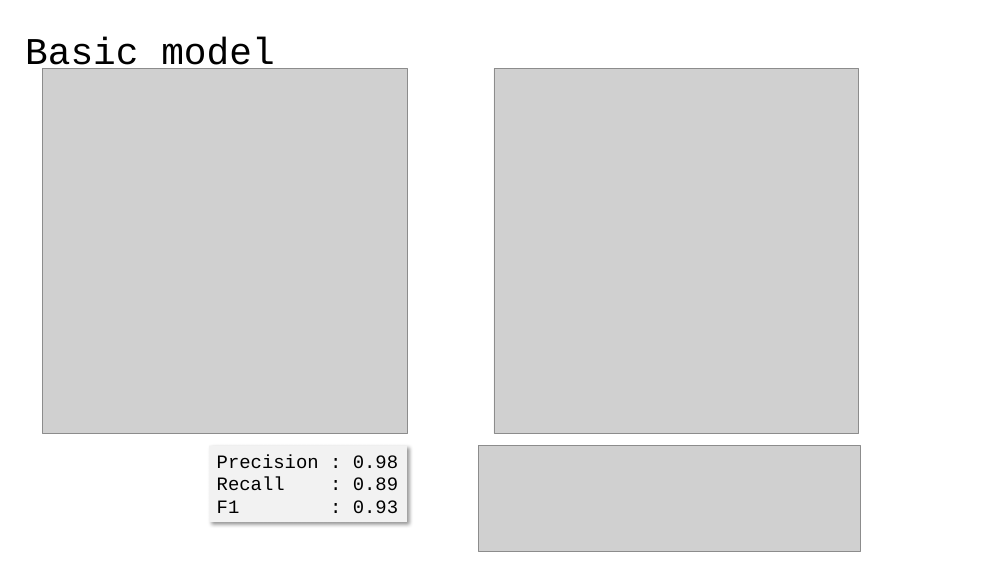
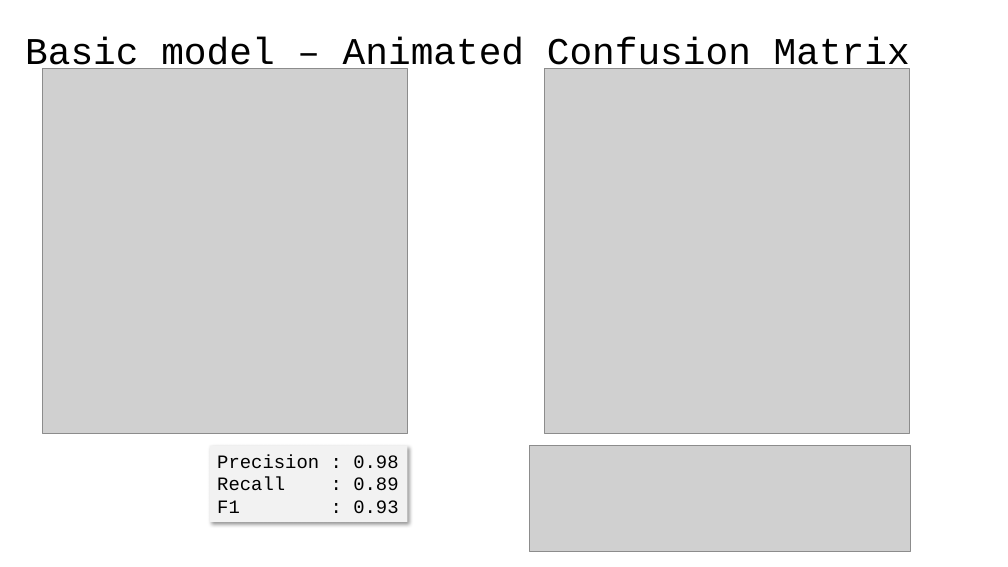
Before and after one commit to 40tude/02_Data-Science_Fullstack_march_2024, a slide deck: slide 6 of 07_deep_learning/99_Project_ATT/01_att_project.pptx. Drawn at 1008x567 pixels with LibreOffice and Linux fonts; fonts in the diff are those of the drawing; grey boxes stand for pictures. Boxes give left, top, right and bottom in pixels: in the first picture for what was removed or moved away, otherwise in the second. Text is boxed around its words. In the diff, an @@ line names an element or a change of style, - is before the commit and + after.

```diff
--- a/07_deep_learning/99_Project_ATT/01_att_project.pptx
+++ b/07_deep_learning/99_Project_ATT/01_att_project.pptx
@@ title at [25, 37, 910, 75]: text changed @@
-Basic model
+Basic model – Animated Confusion Matrix
@@ picture: place and size @@
-picture at [494, 69, 859, 434]
+picture at [544, 69, 910, 434]
@@ picture: place and size @@
-picture at [479, 445, 860, 551]
+picture at [529, 445, 910, 551]
```
Also in this commit, not shown: 1 other slide changed, 6 other files.
